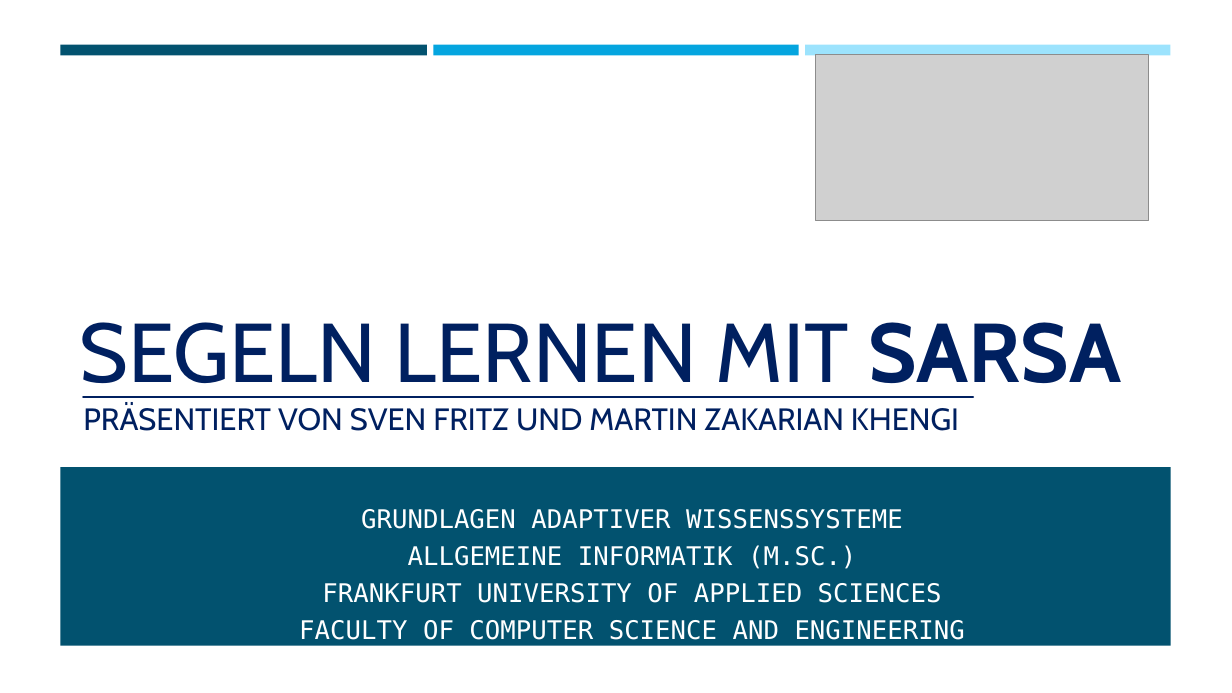
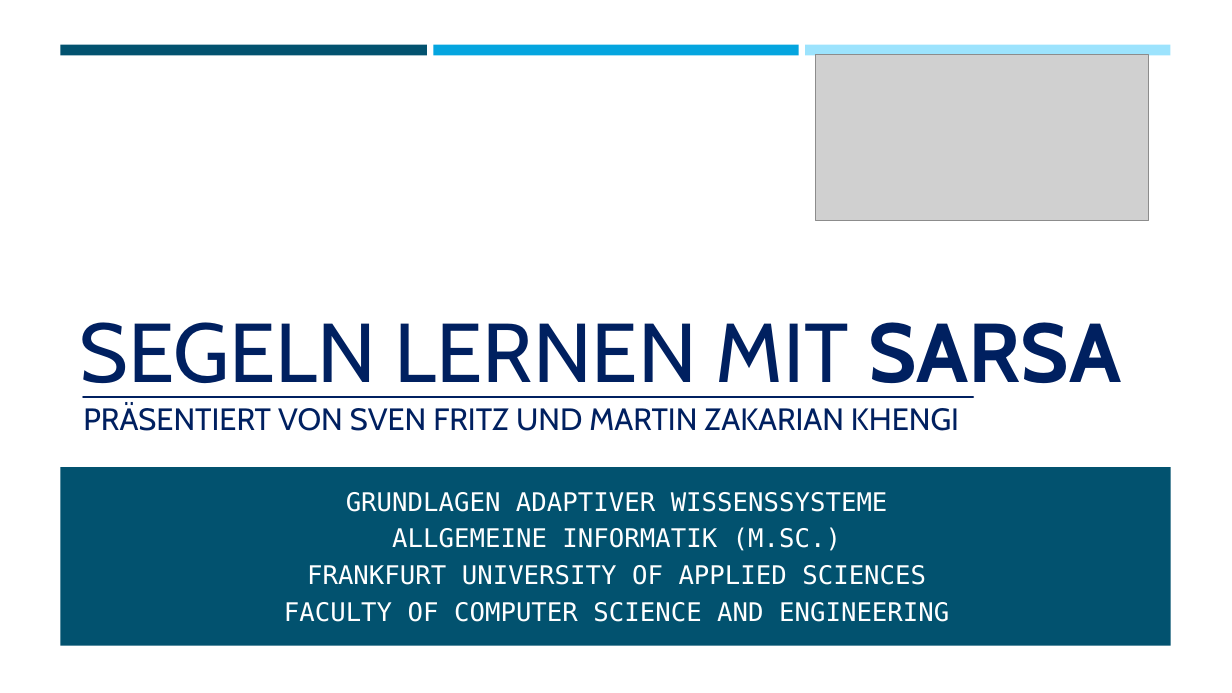
Before and after one commit to mzakarian/Reinforcement-Learning-SARSA-Q-Learning, a slide deck: slide 1 of misc/WISSEN.pptx. Drawn at 1232x693 pixels with LibreOffice and Linux fonts; fonts in the diff are those of the drawing; grey boxes stand for pictures. Boxes give left, top, right and bottom in pixels: in the first picture for what was removed or moved away, otherwise in the second. Text is boxed around its words. In the diff, an @@ line names an element or a change of style, - is before the commit and + after.

```diff
--- a/misc/WISSEN.pptx
+++ b/misc/WISSEN.pptx
@@ text "GRUNDLAGEN ADAPTIVER WISSENSSYSTEME": place and size @@
-text "GRUNDLAGEN ADAPTIVER WISSENSSYSTEME" at (299, 509, 965, 640)
+text "GRUNDLAGEN ADAPTIVER WISSENSSYSTEME" at (284, 492, 949, 622)
```
Also in this commit, not shown: 6 other slides changed, 3 slides added, 4 slides removed, 1 other file.
